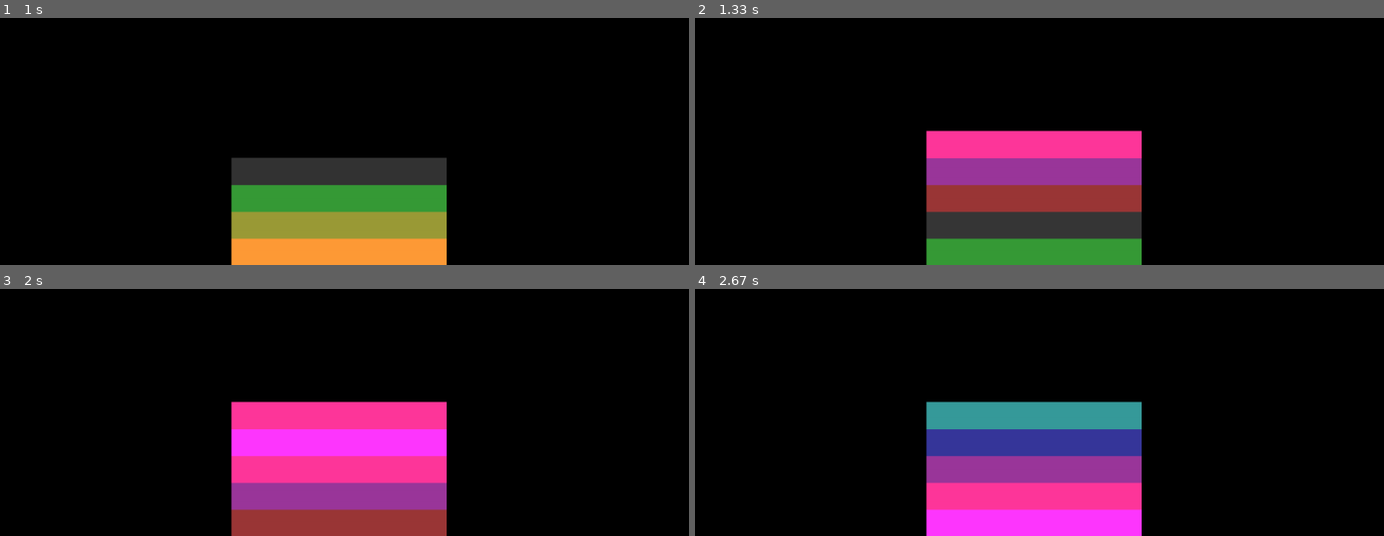
Above: before the commit, frames 1-4 (two rows, left to right).
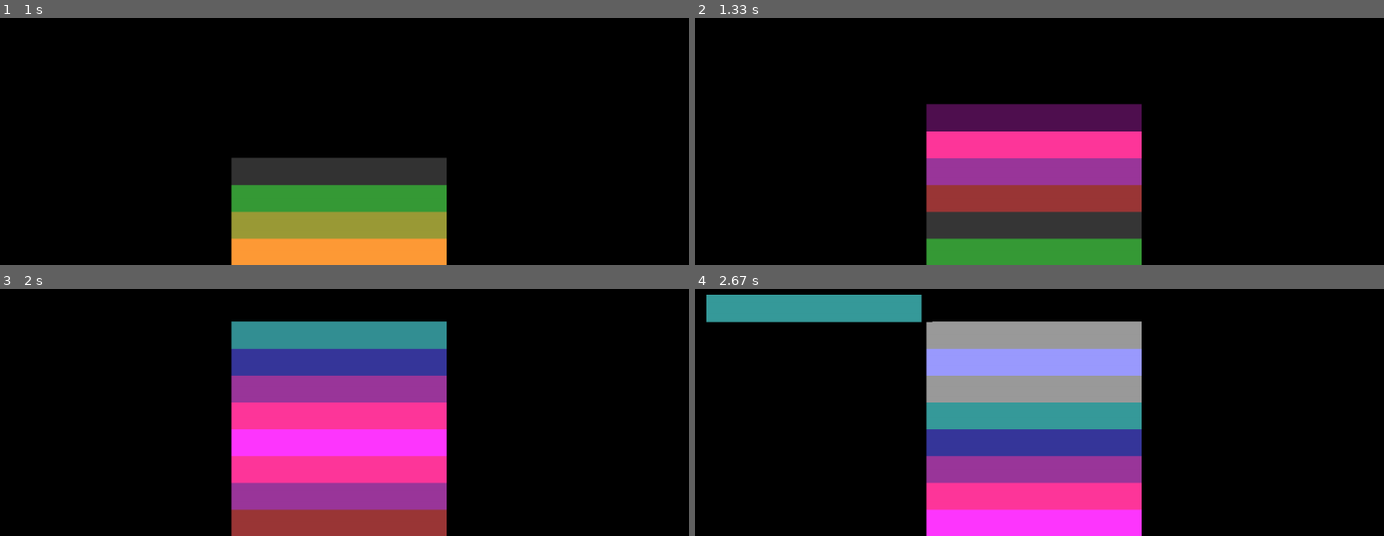
Above: after the commit, the same moments.

Repository: szalencia/STACKS-PYTHON
Game: pygame game, started from STACKS-2D.py
The game is run twice, just before and just after one commit, with the same random seed, the same clock (stepped at 60 frames per second) and the same inputs.
Inputs:
- Up to frame 1 (1 s): tap Space at 0.33, 0.73 s
- Up to frame 2 (1.33 s): tap Space at 1.03, 1.23 s
- Up to frame 3 (2 s): tap Space at 1.57, 1.87 s
- Up to frame 4 (2.67 s): tap Space at 2.07, 2.37, 2.63 s

Frame 1 is identical in both runs. In frame 2, 3.5% of the frame differs, in the area x 33-65%, y 34-46%; in frame 3, 10%; in frame 4, 14%, in the area x 1-65%, y 2-46%.

Commit message:
Update STACKS-2D.py
For now, the topmost stack is oscillating
No. of initial stacks has been increased to 9~10 I guess to fill up atleast half of the screen

Next step would be setting up the stack array in order to display the older stacks. Kinda updating the stack array thing because for now it is all static. We need to set it up so that it leaves a trail of all the older stacks with their positions

Diff:
--- a/STACKS-2D.py
+++ b/STACKS-2D.py
@@ -19,6 +19,7 @@
 color=[255,255,255]
 colorPresent = [0,0,0]
 colorStep = 0
+movementStack = "rev"
 
 # COLOR UPDATE IS NICELY WORKING SO DON'T TOUCH :')
 def colorUpdate (colorLs):
@@ -48,7 +49,7 @@
     return vertices
 
 def renderAll (allcolors,allvertices):
-    for i in range (len(allcolors)):
+    for i in range (len(allcolors)-1):
         pygame.draw.polygon(win,allcolors[i],allvertices[i])
         pygame.display.update()
 
@@ -56,7 +57,7 @@
     pygame.time.delay(timeDelay)
 
     # GAME INITIALISATION
-    if timeElapsed < 1250: #1250/250 = 5, which is no. of initial stacks :)
+    if timeElapsed < 2250: #2250/250 = 9, which is no. of initial stacks :)
         if timeElapsed % 250 == 0:
             stackVertices = pushUp (stackVertices)
             stackArray.append(copy.deepcopy(stackVertices))
@@ -69,7 +70,22 @@
         pygame.draw.polygon(win,colorPresent,stackVertices)
 
     # GAME LOGICS RENDER
-    else: # Enters right when timeElapsed becomes 1250 at 5th stack :)
+    else: # Enters right when timeElapsed becomes 2250 at 9th stack :)
+        pygame.draw.polygon(win,(0,0,0),stackVertices)
+        if (movementStack == "rev"):
+            stackVertices[0][0]-= 10
+            stackVertices[1][0]-= 10
+            stackVertices[2][0]-= 10
+            stackVertices[3][0]-= 10
+            if stackVertices[1][0]<=(stackArray[-1][0][0]-50):
+                movementStack = "fwd"
+        elif (movementStack == "fwd"):
+            stackVertices[0][0]+= 10
+            stackVertices[1][0]+= 10
+            stackVertices[2][0]+= 10
+            stackVertices[3][0]+= 10
+            if stackVertices[0][0]>=(stackArray[-1][1][0]+50):
+                movementStack = "rev"
         pygame.draw.polygon(win,color,stackVertices)
 
     # GAME LOGICS ENGINE
@@ -80,12 +96,13 @@
                 # pushUp (stackVertices)
                 # win.fill((0,0,0))
                 colorArray.pop(0)
+                print(stackArray[-1])
                 # stackArray.pop(0)
                 color = colorUpdate(color)
                 colorArray.append(color.copy())
                 # stackArray.append(stackVertices)
                 renderAll(colorArray,stackArray)
-                print("SPACEBAR") # WILL BE USED LATER FOR GAMEPLAY
+                # print("SPACEBAR") # WILL BE USED LATER FOR GAMEPLAY
         if event.type == pygame.QUIT :
             loop = False
     pygame.display.update()
